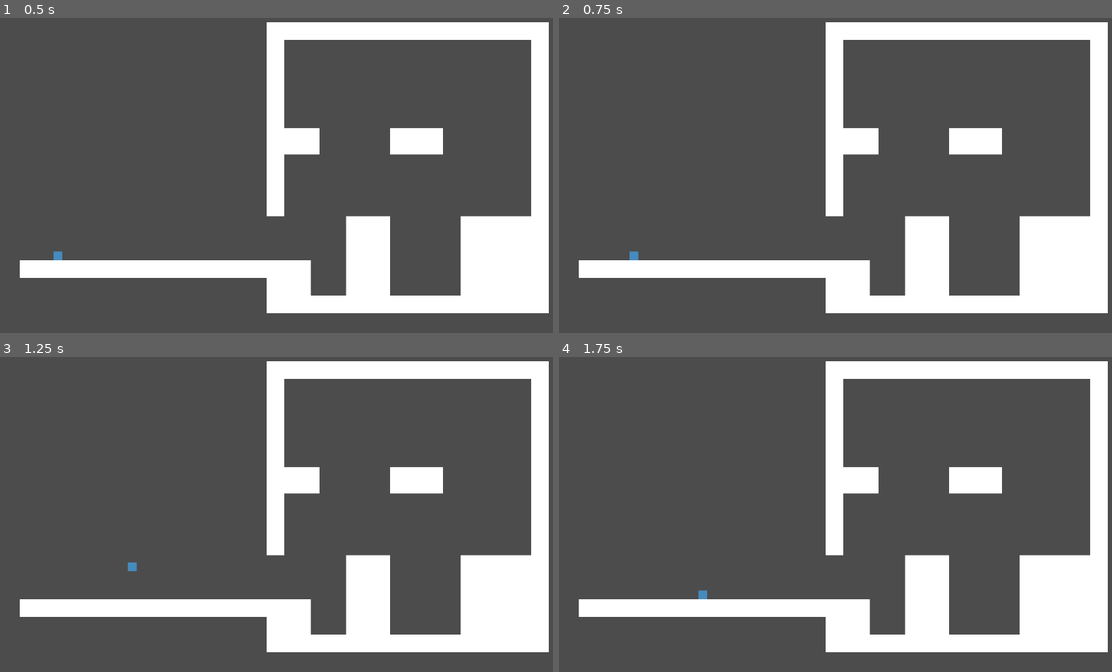
Above: before the commit, frames 1-4 (two rows, left to right).
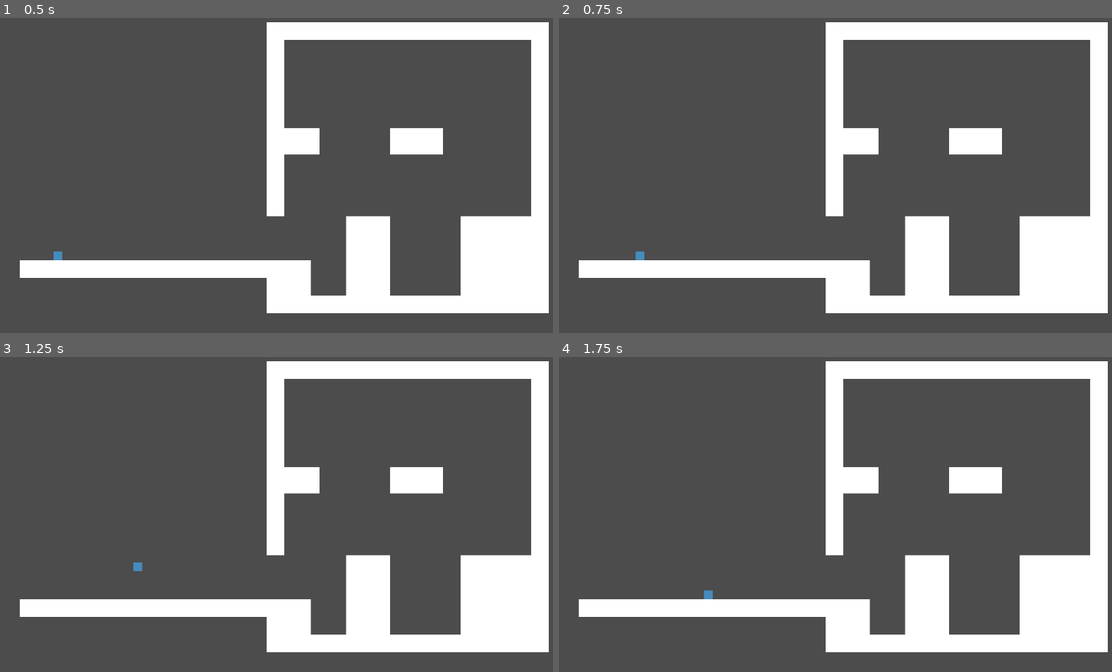
Above: after the commit, the same moments.

Repository: OsakiTsukiko/Platformer2D
Game: Godot game, scene res://Level.tscn
Same seed, same stepped clock (60 frames per second), same inputs: the game is played once before the commit and once after it.
Inputs:
- Up to frame 1 (0.5 s): no input
- Up to frame 2 (0.75 s): tap Enter at 0.5 s; hold Right (right) from 0.53 s (still down); tap X (dash) at 0.6 s
- Up to frame 3 (1.25 s): keep holding Right (right); tap C (jump) at 0.77, 0.8, 1.07 s
- Up to frame 4 (1.75 s): release Right (right) at 1.28 s; hold Down (down) from 1.28 s (still down); tap C (jump) at 1.35, 1.52 s; tap X (dash) at 1.55 s

Frame 1 is identical in both runs. In frame 2, less than 0.1% of the frame differs, in the area x 12-16%, y 73-77%; in frame 3, less than 0.1%; in frame 4, less than 0.1%.

Commit message:
add dash

Diff:
--- a/Player.gd
+++ b/Player.gd
@@ -19,6 +19,8 @@
 export var AIR_JUMP_TIME: float = 0.1
 export var VAR_JUMP_CONST: float = 30
 export var WALL_JUMP_TIME: float = 0.3
+export var DASH_TIME: float = 0.1
+export var DASH_POWER: float = 200000.0
 
 export var IS_DEBUGGING: bool = true
 
@@ -107,18 +109,23 @@
 
 	var input_vector: Vector2 = Vector2(
 		float(Input.is_action_pressed("right")) - float(Input.is_action_pressed("left")),
-		float(Input.is_action_pressed("down")) - float(Input.is_action_pressed("down"))
+		float(Input.is_action_pressed("down")) - float(Input.is_action_pressed("up"))
 	)
+
+	if (can_dash && Input.is_action_just_pressed("dash")):
+		can_dash = false
+		async_dashing_timer()
+		velocity = input_vector.normalized() * DASH_POWER * delta
 
 #	velocity.x += input_vector.x * ACCELERATION.x * delta
 #	if (abs(velocity.x) > SPEED.x):
 #		velocity.x = sign(velocity.x) * SPEED.x
-	if (abs(velocity.x) < MAX_SPEED.x * delta && !is_wall_jumping):
+	if (abs(velocity.x) < MAX_SPEED.x * delta && !is_wall_jumping && !is_dashing):
 		velocity.x += input_vector.x * ACCELERATION.x * delta
-	if (abs(velocity.x) >= MAX_SPEED.x * delta && !is_wall_jumping):
+	if (abs(velocity.x) >= MAX_SPEED.x * delta && !is_wall_jumping && !is_dashing):
 		velocity.x = input_vector.x * MAX_SPEED.x * delta
 
-	if (input_vector.x == 0):
+	if (input_vector.x == 0 && !is_dashing):
 		velocity.x -= min(
 			abs(velocity.x),
 			FRICTION.x * delta
@@ -130,7 +137,8 @@
 		left_rc.is_colliding() &&
 		Input.is_action_pressed("left") &&
 		Input.is_action_just_pressed("jump") &&
-		!touching_ground
+		!touching_ground &&
+		!is_dashing
 	):
 		async_wall_jump_time()
 		velocity.y = -1 * WALL_JUMP_SPEED.y * delta
@@ -141,19 +149,20 @@
 		right_rc.is_colliding() &&
 		Input.is_action_pressed("right") &&
 		Input.is_action_just_pressed("jump") &&
-		!touching_ground
+		!touching_ground &&
+		!is_dashing
 	):
 		async_wall_jump_time()
 		velocity.y = -1 * WALL_JUMP_SPEED.y * delta
 		velocity.x = -1 * WALL_JUMP_SPEED.x * delta
 		is_jumping = true
 
-	if (is_coyote && !is_jumping):
+	if (is_coyote && !is_jumping && !is_dashing):
 		if (Input.is_action_just_pressed("jump")):
 			velocity.y = -1 * MAX_SPEED.y * delta
 			is_jumping = true
 
-	if (touching_ground):
+	if (touching_ground && !is_dashing):
 		if (
 			(
 				Input.is_action_just_pressed("jump") ||
@@ -163,7 +172,7 @@
 			velocity.y = -1 * MAX_SPEED.y * delta
 			is_jumping = true
 
-	if (!touching_ground):
+	if (!touching_ground && !is_dashing):
 		if (Input.is_action_just_released("jump") && velocity.y < 0.0):
 			velocity.y *= min(VAR_JUMP_CONST * delta, 1)
 
@@ -184,3 +193,9 @@
 	is_wall_jumping = true
 	yield(get_tree().create_timer(WALL_JUMP_TIME), "timeout")
 	is_wall_jumping = false
+
+func async_dashing_timer():
+	is_dashing = true
+	yield(get_tree().create_timer(DASH_TIME), "timeout")
+	velocity *= .5
+	is_dashing = false
